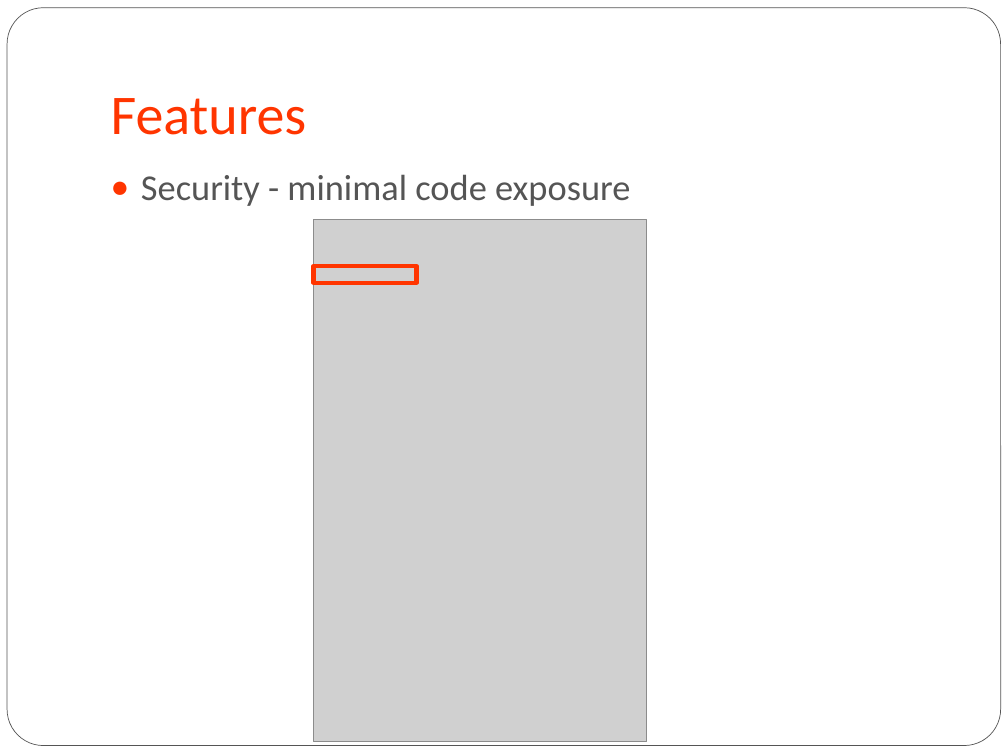
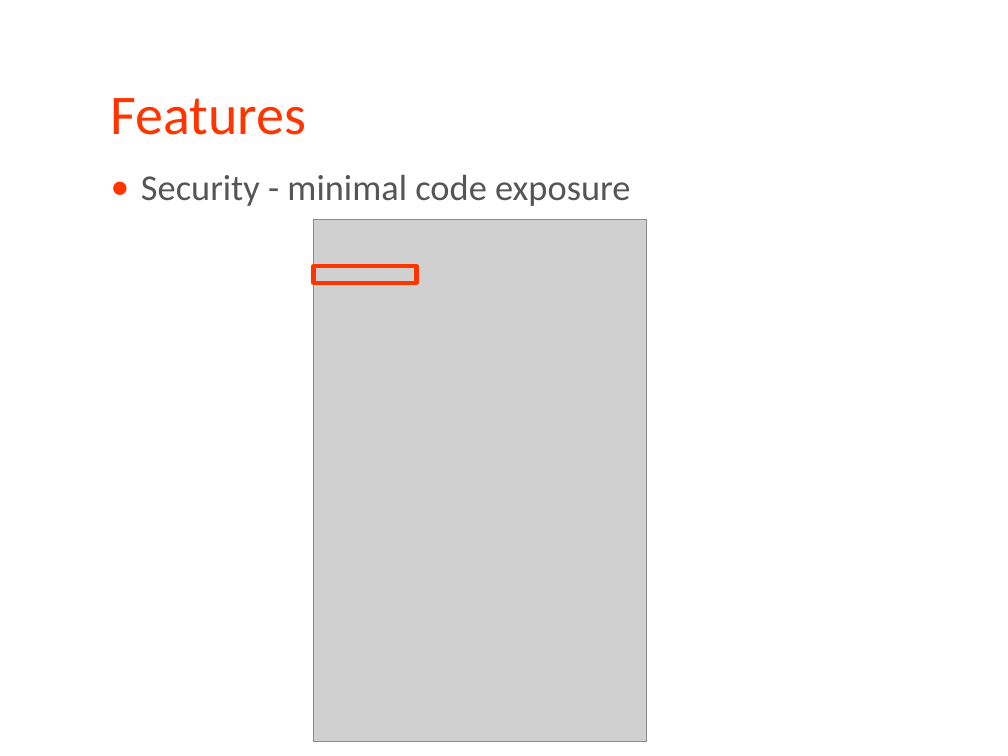
Before and after one commit to Enteee/ch.bfh.bti7054.w2014.p.webshop, a slide deck: slide 17 of doc/presentation/Codeshop.pptx. Drawn at 1008x756 pixels with LibreOffice and Linux fonts; fonts in the diff are those of the drawing; grey boxes stand for pictures. Boxes give left, top, right and bottom in pixels: in the first picture for what was removed or moved away, otherwise in the second. Text is boxed around its words. In the diff, an @@ line names an element or a change of style, - is before the commit and + after.

```diff
--- a/doc/presentation/Codeshop.pptx
+++ b/doc/presentation/Codeshop.pptx
@@ rounded rectangle removed at (7,8,1001,746) @@
```
Also in this commit, not shown: 24 other slides changed, 1 slide added, 1 slide removed, 1 other file.
